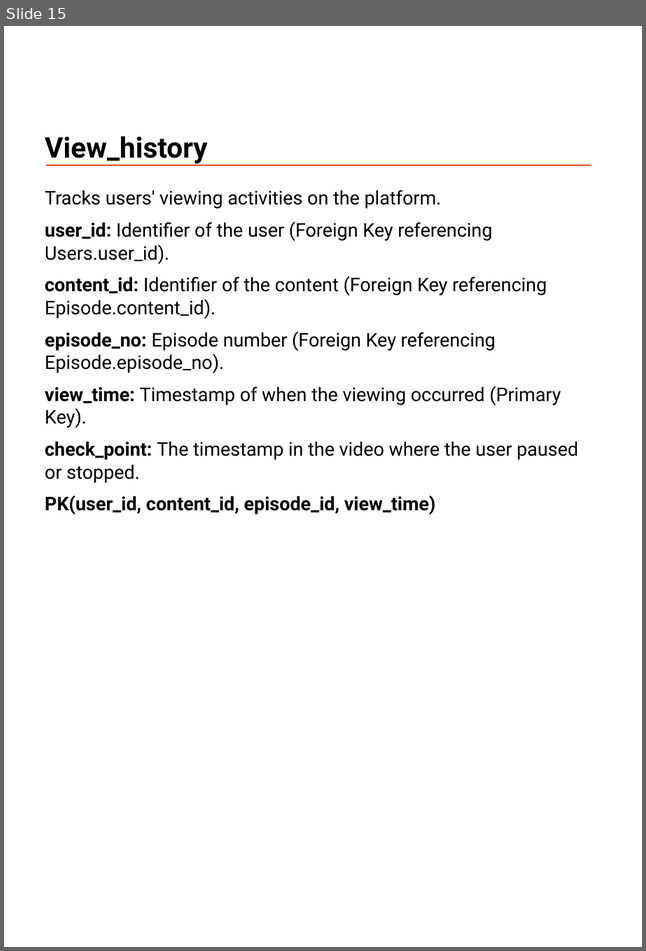
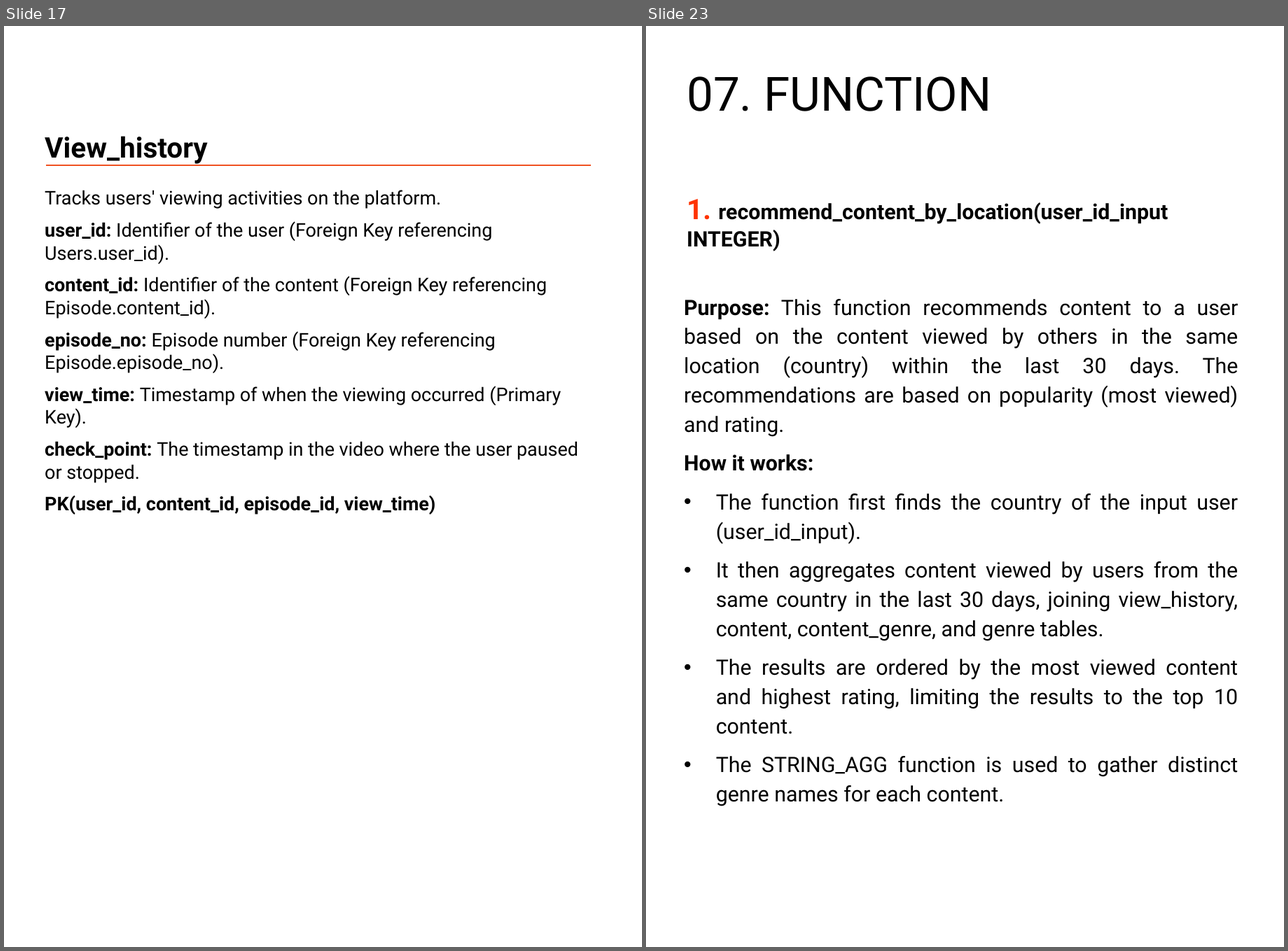
Before and after one commit to mtrung12/Movie_streaming_db, a slide deck: movie_stream_report.pptx. Shown side by side, each under a label of ours: slide 15 before the commit, slides 17 and 23 after it; the slides between them are not shown. The pictures are 646x951 and 1288x951 pixels, drawn with LibreOffice and Linux fonts; fonts in the diff are those of the drawing. Boxes give left, top, right and bottom in pixels: in the first picture for what was removed or moved away, otherwise in the second. Text is boxed around its words. In the diff, an @@ line names an element or a change of style, - is before the commit and + after.

```diff
--- a/movie_stream_report.pptx
+++ b/movie_stream_report.pptx
@@ slide 23 added at bbox=[646, 26, 1284, 947], background #FFFFFF @@
@@ text added at bbox=[687, 76, 991, 111], 40 pt, text #000000 @@
+07. FUNCTION
@@ text added at bbox=[687, 199, 1168, 251], 18 pt, text #000000, bold @@
+1. recommend_content_by_location(user_id_input INTEGER)
@@ text added at bbox=[684, 299, 1238, 806], 18 pt, text #000000 @@
+Purpose: This function recommends content to a user based on the content viewed by others in the same location (country) within the last 30 days. The recommendations are based on popularity (most viewed) and rating.
+How it works:
+• The function first finds the country of the input user (user_id_input).
+• It then aggregates content viewed by users from the same country in the last 30 days, joining view_history, content, content_genre, and genre tables.
+• The results are ordered by the most viewed content and highest rating, limiting the results to the top 10 content.
+• The STRING_AGG function is used to gather distinct genre names for each content.
@@ what was slide 15 is now slide 17 @@
```
Also in this commit, not shown: 2 slides changed, 11 other slides added, 5 slides removed.
